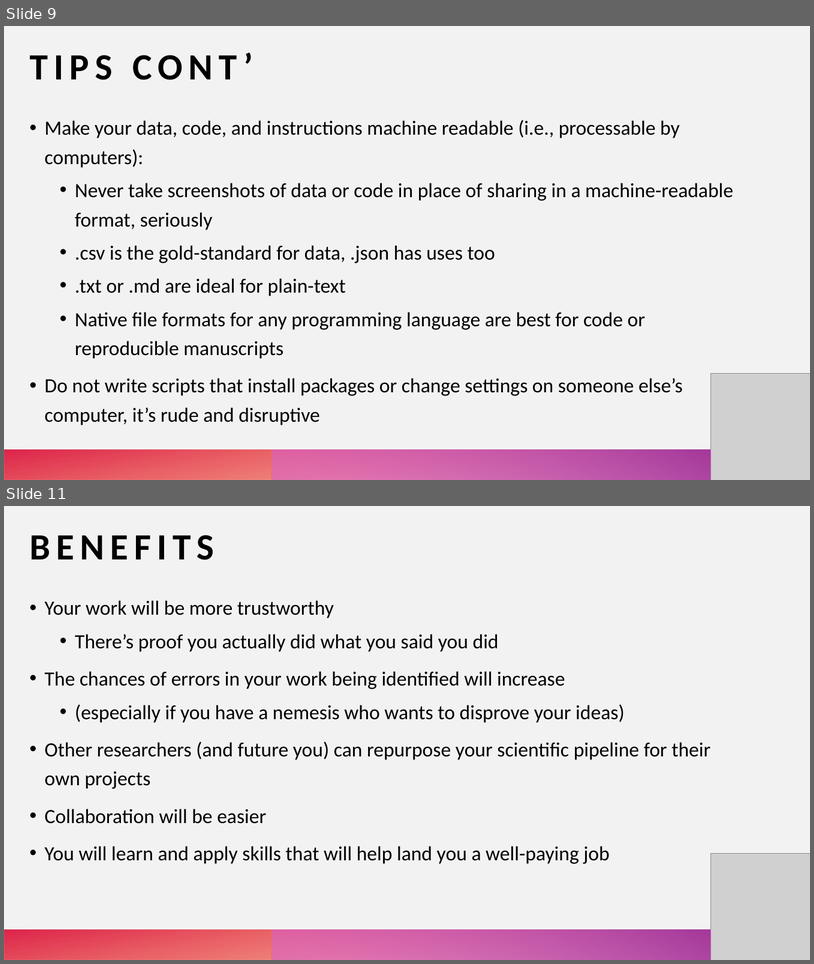
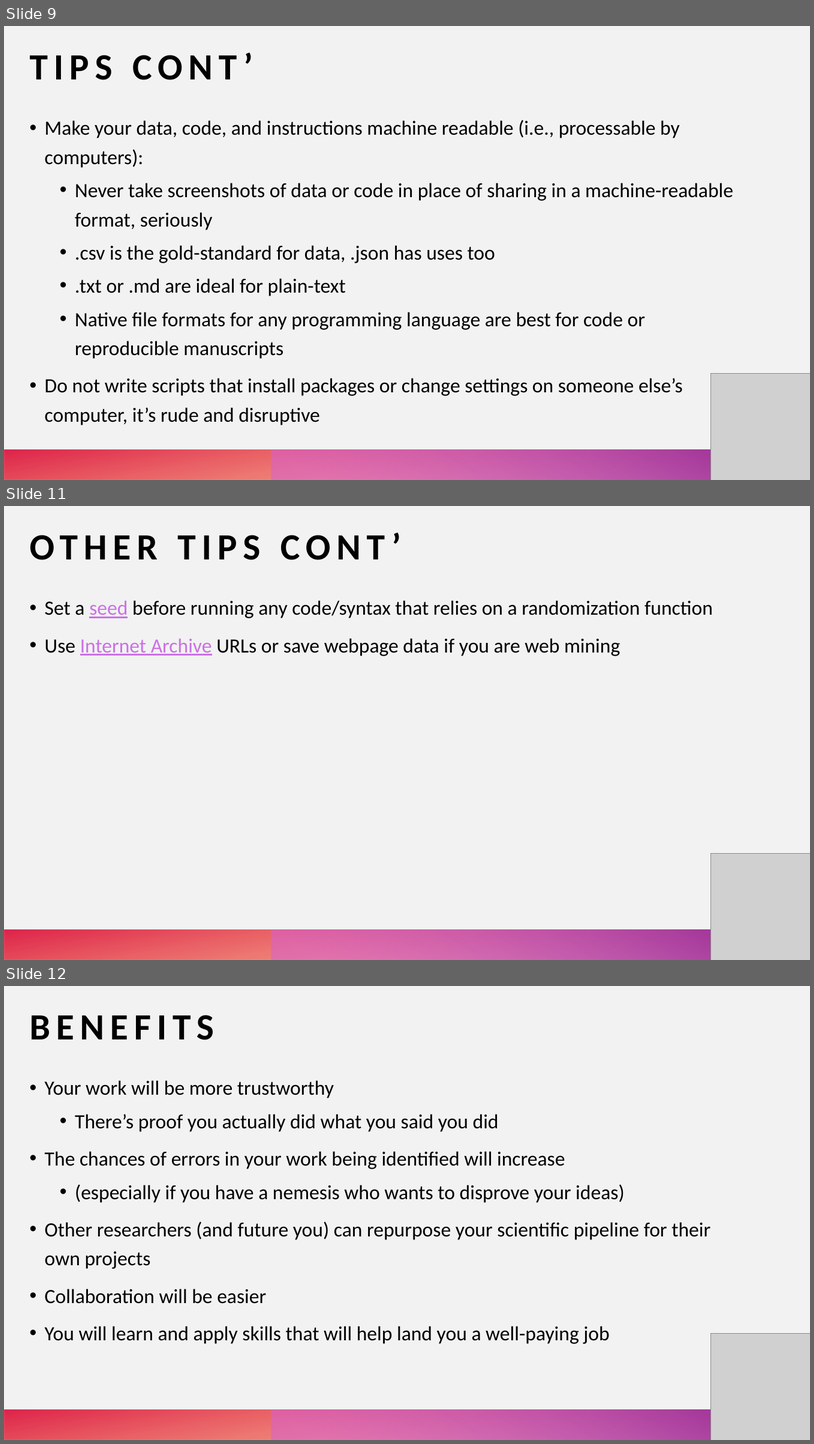
Before and after one commit to mccarthy-m-g/personal-website, a slide deck: content/talk/osssg-2021a/doing-reproducible-science.pptx. Shown one above the other, each under a label of ours: slides 9 and 11 before the commit, slides 9, 11 and 12 after it; the slides between them are not shown. The pictures are 814x964 and 814x1444 pixels, drawn with LibreOffice and Linux fonts; fonts in the diff are those of the drawing; grey boxes stand for pictures. Boxes give left, top, right and bottom in pixels: in the first picture for what was removed or moved away, otherwise in the second. Text is boxed around its words. In the diff, an @@ line names an element or a change of style, - is before the commit and + after.

```diff
--- a/content/talk/osssg-2021a/doing-reproducible-science.pptx
+++ b/content/talk/osssg-2021a/doing-reproducible-science.pptx
@@ slide 11 added at (4,506,810,960), background #F2F2F2; not listed: 2 template elements that a slide beside it also shows @@
@@ title added at (30,532,401,560), 44 pt, text #000000, bold @@
+OTHER TIPS CONT’
@@ text added at (45,600,713,656), 24 pt, text #000000 @@
+• Set a seed before running any code/syntax that relies on a randomization function
+• Use Internet Archive URLs or save webpage data if you are web mining
@@ picture added at (711,853,810,960) @@
@@ what was slide 11 is now slide 12 @@
```
Also in this commit, not shown: 2 slides changed.
